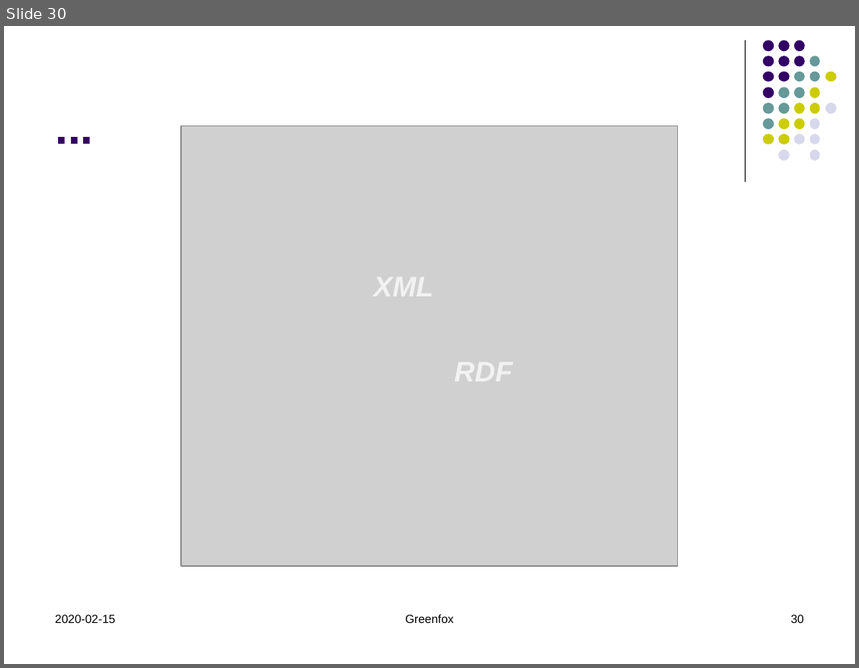
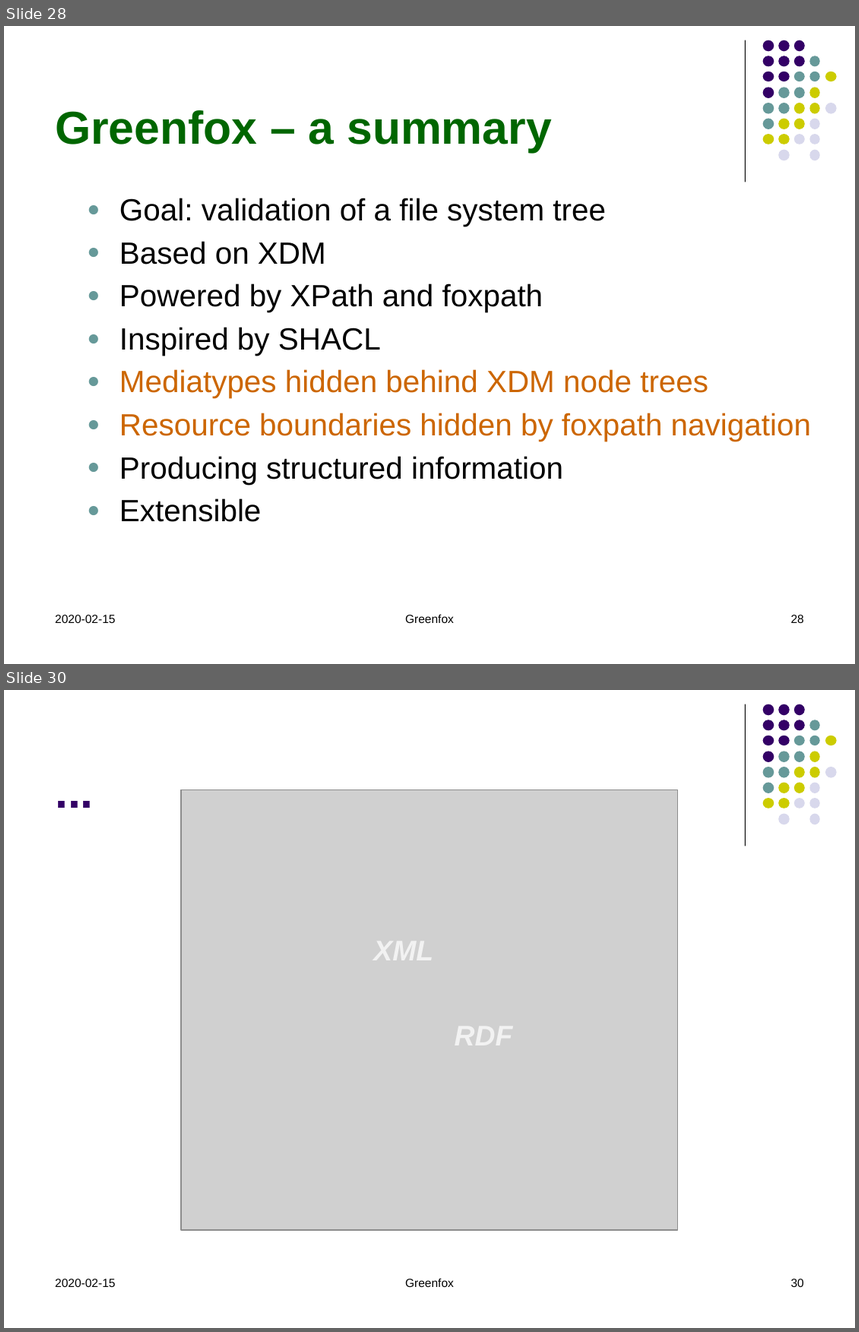
Before and after one commit to hrennau/greenfox, a slide deck: about/greenfox07.pptx. Shown one above the other, each under a label of ours: slide 30 before the commit, slides 28 and 30 after it; the slides between them are not shown. The pictures are 859x668 and 859x1332 pixels, drawn with LibreOffice and Linux fonts; fonts in the diff are those of the drawing; grey boxes stand for pictures. Boxes give left, top, right and bottom in pixels: in the first picture for what was removed or moved away, otherwise in the second. Text is boxed around its words. In the diff, an @@ line names an element or a change of style, - is before the commit and + after.

```diff
--- a/about/greenfox07.pptx
+++ b/about/greenfox07.pptx
@@ slide 28 added at box(4, 26, 855, 664), background #FFFFFF; not listed: 32 template elements that a slide beside it also shows @@
@@ title added at box(55, 110, 552, 153), 39 pt, text #006600, bold @@
+Greenfox – a summary
@@ text added at box(120, 198, 811, 522), 26 pt, text #000000 @@
+  ● Goal: validation of a file system tree
+  ● Based on XDM
+  ● Powered by XPath and foxpath
+  ● Inspired by SHACL
+  ● Mediatypes hidden behind XDM node trees
+  ● Resource boundaries hidden by foxpath navigation
+  ● Producing structured information
+  ● Extensible
@@ text added at box(55, 615, 115, 623), 10 pt, text #000000 @@
+2020-02-15
@@ text added at box(405, 614, 454, 623), 10 pt, text #000000 @@
+Greenfox
@@ page number added at box(791, 615, 804, 623), 10 pt, text #000000 @@
+28
```
Also in this commit, not shown: 7 slides changed, 4 other slides added, 1 other file.
